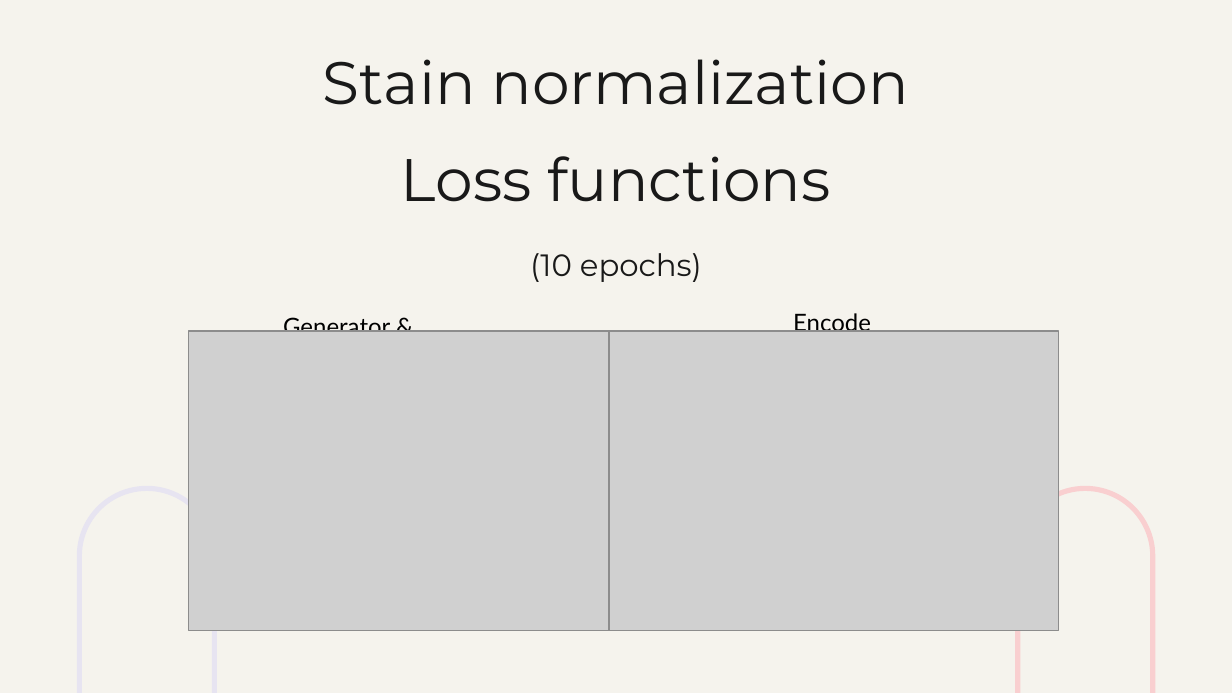
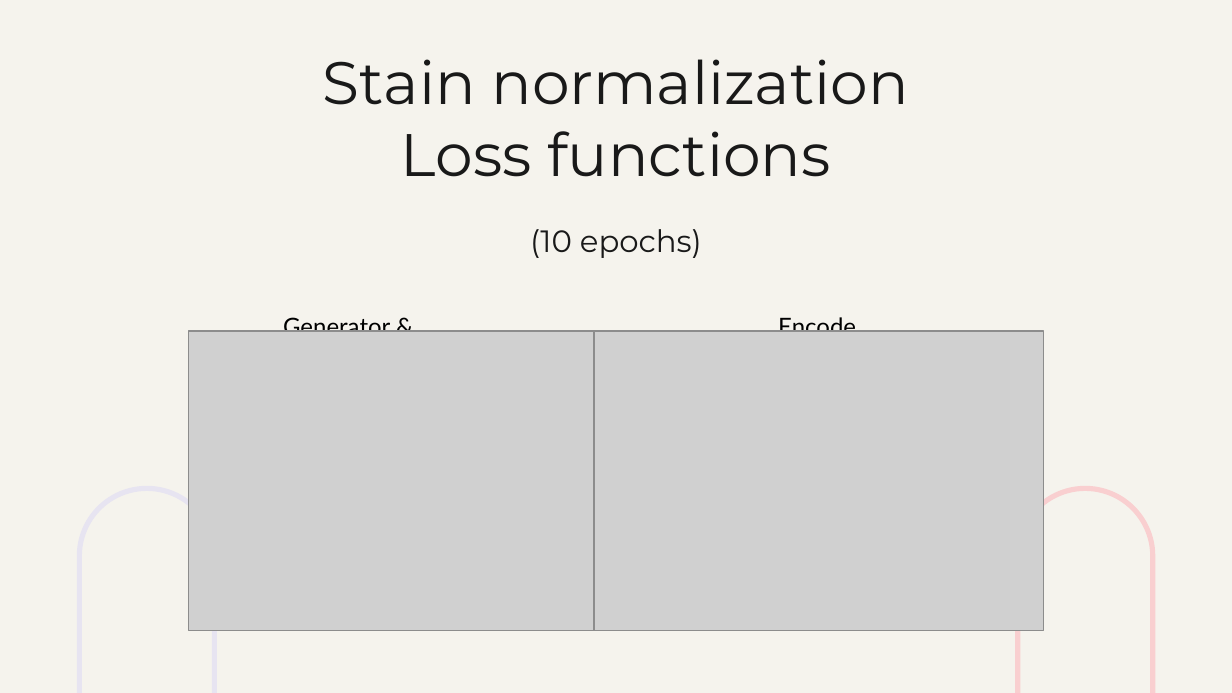
Before and after one commit to tymsoncyferki/Anomaly-Detection, a slide deck: slide 39 of final_presentation_anomaly_detection_new.pptx. Drawn at 1232x693 pixels with LibreOffice and Linux fonts; fonts in the diff are those of the drawing; grey boxes stand for pictures. Boxes give left, top, right and bottom in pixels: in the first picture for what was removed or moved away, otherwise in the second. Text is boxed around its words. In the diff, an @@ line names an element or a change of style, - is before the commit and + after.

```diff
--- a/final_presentation_anomaly_detection_new.pptx
+++ b/final_presentation_anomaly_detection_new.pptx
@@ title "Stain normalization Loss functions (10 ..." rewrapped from bbox=[323, 59, 909, 282] to bbox=[323, 59, 909, 258] @@
@@ text "Encoder": place and size @@
-text "Encoder" at bbox=[781, 302, 886, 344]
+text "Encoder" at bbox=[766, 306, 871, 347]
@@ picture: place and size @@
-picture at bbox=[609, 331, 1058, 631]
+picture at bbox=[594, 331, 1044, 631]
```
Also in this commit, not shown: 5 other slides changed.
